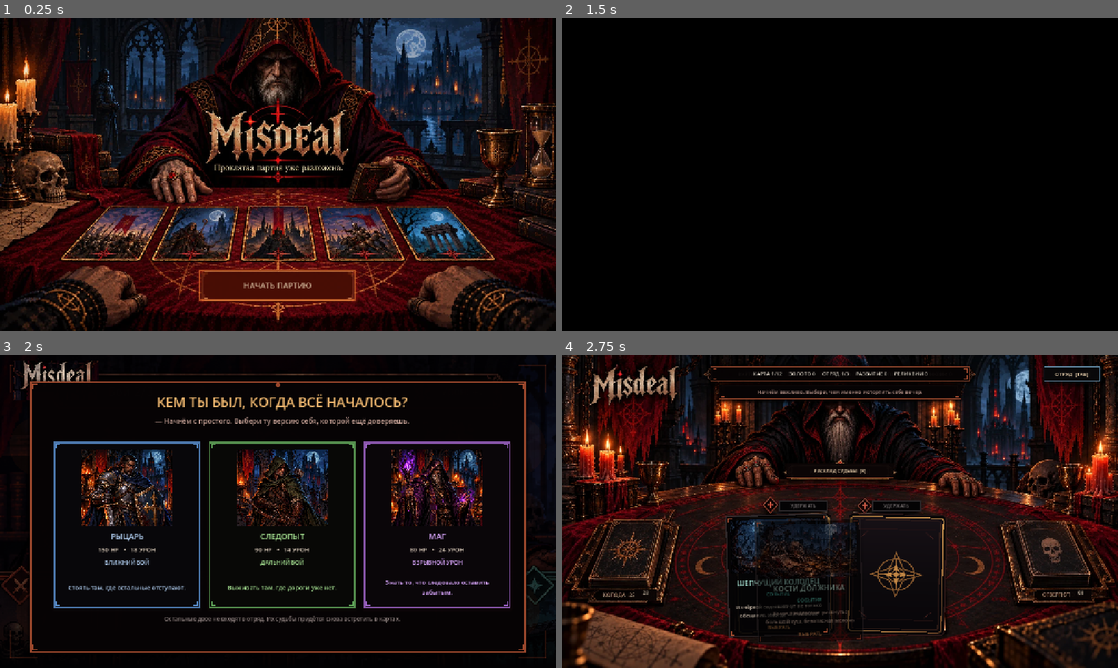
Above: before the commit, frames 1-4 (two rows, left to right).
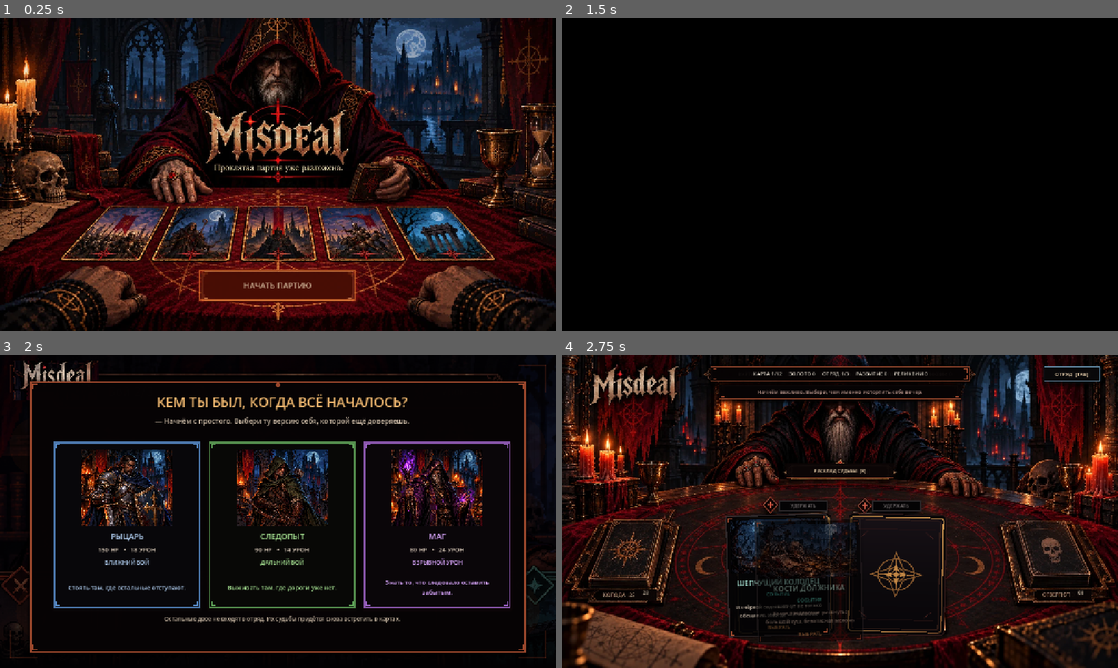
Above: after the commit, the same moments.

Repository: zampolit73/Misdeal
Game: Godot game, scene res://scenes/main/main.tscn
Same seed, same stepped clock (60 frames per second), same inputs: the game is played once before the commit and once after it.
Inputs (mouse positions are in pixels of both pictures, inside the frame that each line leads up to):
- Up to frame 1 (0.25 s): no input
- Up to frame 2 (1.5 s): click "НАЧАТЬ ПАРТИЮ" at 0.5 s; click (1067, 43) at 1.25 s
- Up to frame 3 (2 s): no input
- Up to frame 4 (2.75 s): click "РЫЦАРЬ" at 2 s

Frames 1-2 are identical in both runs. In frame 3, 0.2% of the frame differs, in the area x 29-72%, y 20-86%; in frame 4, nothing differs.

Commit message:
feat(ui): apply screen readability to scripts/class_select/class_select.gd

Diff:
--- a/scripts/class_select/class_select.gd
+++ b/scripts/class_select/class_select.gd
@@ -47,6 +47,9 @@
 	MISDEAL_UI_KIT.apply_panel(frame, MISDEAL_UI_KIT.BRONZE, true)
 	MISDEAL_UI_KIT.apply_title($Frame/Title, MISDEAL_UI_KIT.GOLD)
 	MISDEAL_UI_KIT.apply_subtitle($Frame/WizardLine, MISDEAL_UI_KIT.BRONZE)
+	MISDEAL_UI_KIT.apply_screen_copy($Frame/WizardLine, MISDEAL_UI_KIT.TEXT_SECONDARY)
+	MISDEAL_UI_KIT.apply_screen_copy($Frame/Rule, MISDEAL_UI_KIT.TEXT_SECONDARY)
+	MISDEAL_UI_KIT.apply_screen_copy(status_label, MISDEAL_UI_KIT.TEXT_ON_DARK)
 	MISDEAL_UI_KIT.apply_card_button(knight_button, MISDEAL_UI_KIT.KNIGHT)
 	MISDEAL_UI_KIT.apply_card_button(ranger_button, MISDEAL_UI_KIT.RANGER)
 	MISDEAL_UI_KIT.apply_card_button(mage_button, MISDEAL_UI_KIT.MAGE)
